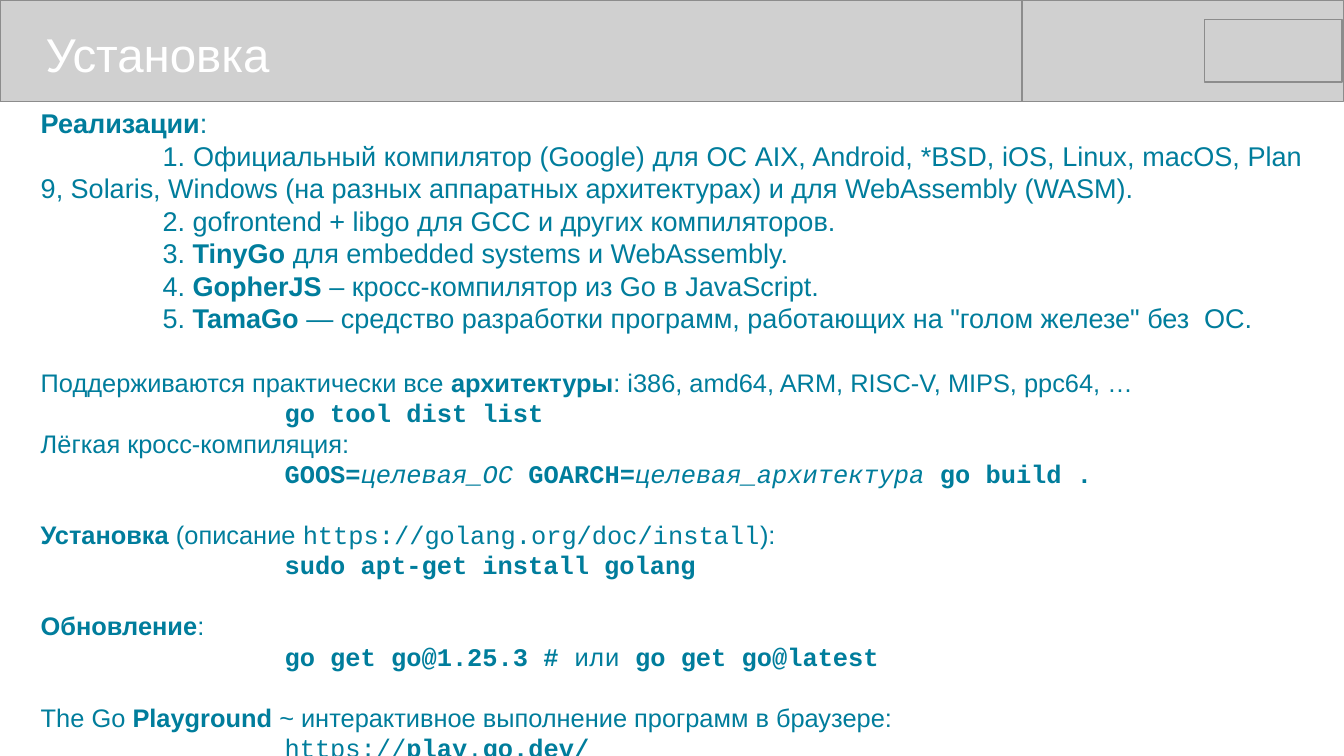
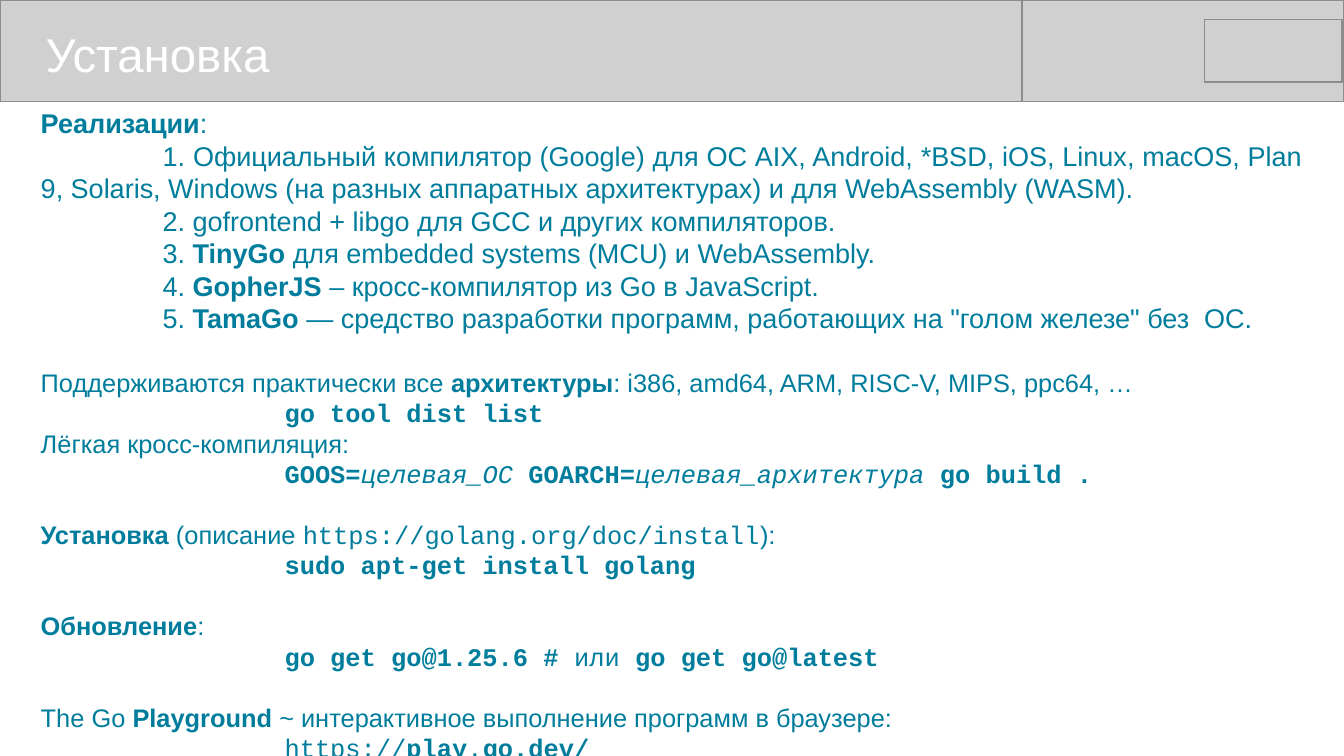
Before and after one commit to mike-shock/Go_language, a slide deck: slide 7 of Go_Preview.odp. Drawn at 1344x756 pixels with LibreOffice and Linux fonts; fonts in the diff are those of the drawing; grey boxes stand for pictures. Boxes give left, top, right and bottom in pixels: in the first picture for what was removed or moved away, otherwise in the second. Text is boxed around its words. In the diff, an @@ line names an element or a change of style, - is before the commit and + after.

```diff
--- a/Go_Preview.odp
+++ b/Go_Preview.odp
@@ text at bbox=[163, 243, 876, 268]: text changed @@
-3. TinyGo для embedded systems и WebAssembly.
+3. TinyGo для embedded systems (MCU) и WebAssembly.
@@ text at bbox=[285, 647, 879, 672]: text changed @@
-go get go@1.25.3 # или go get go@latest
+go get go@1.25.6 # или go get go@latest
```
Also in this commit, not shown: 20 other slides changed, 3 other files.
